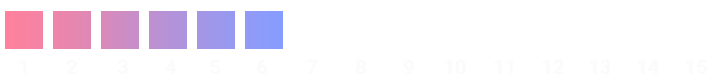
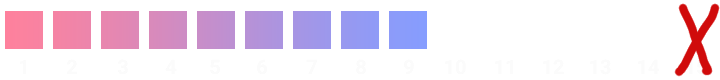
Before/after of a 720 x 80 layered artwork. What changed in the layer stack:
added layer "Layer 1" above "15" over [674, 3, 720, 77]
